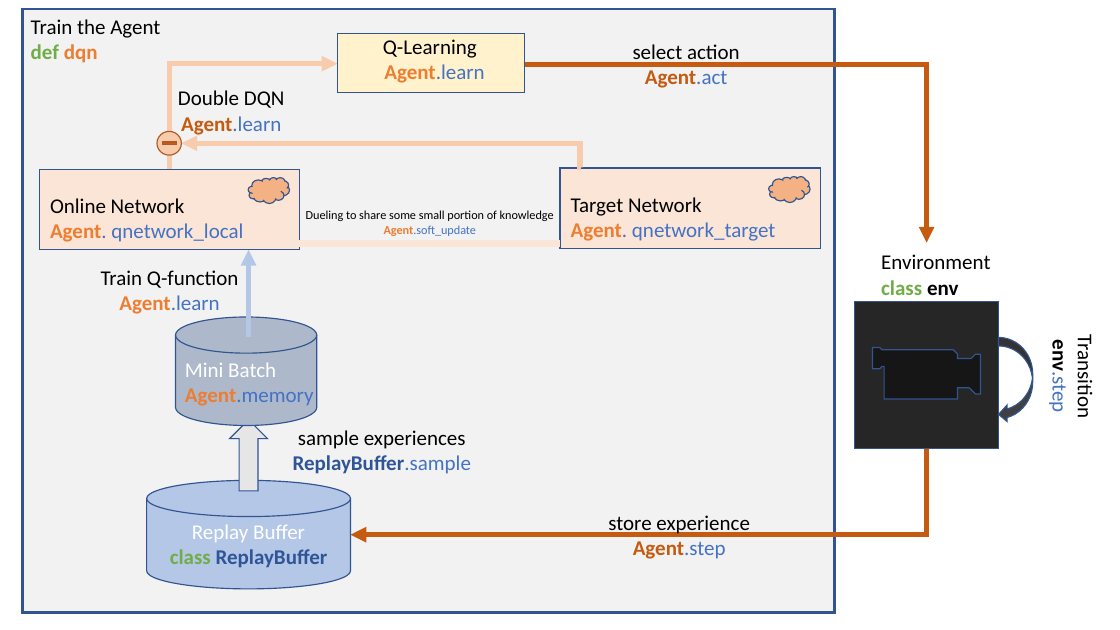
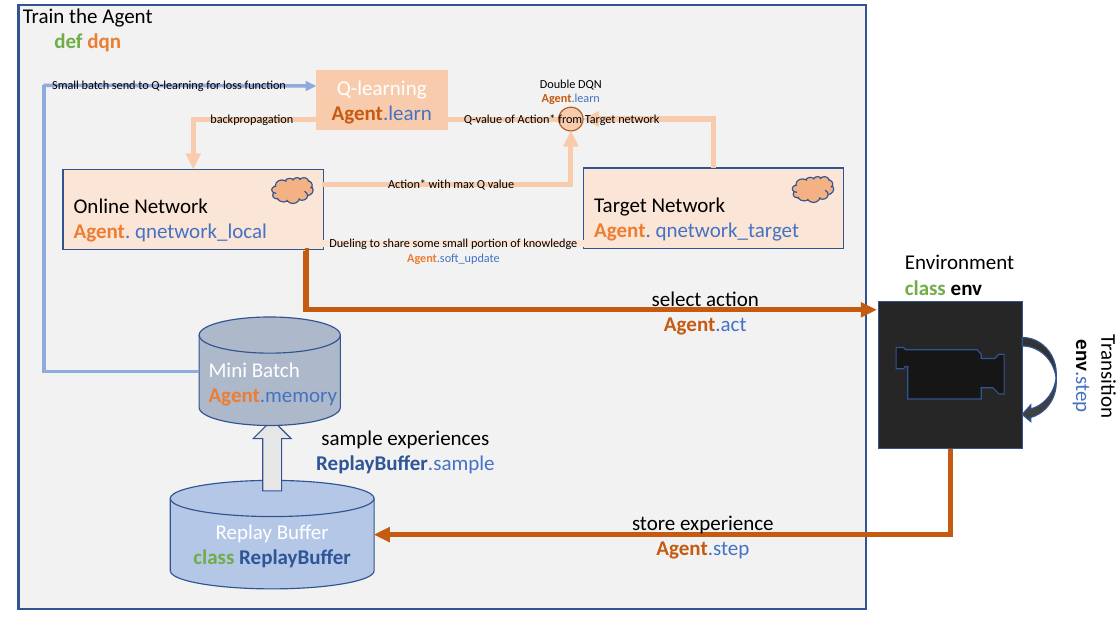
Before and after one commit to aanrran/deep-reinforcement-learning, a slide deck: slide 1 of p1_navigation/Image/architecture.pptx. Drawn at 1120x630 pixels with LibreOffice and Linux fonts; fonts in the diff are those of the drawing. Boxes give left, top, right and bottom in pixels: in the first picture for what was removed or moved away, otherwise in the second. Text is boxed around its words. In the diff, an @@ line names an element or a change of style, - is before the commit and + after.

```diff
--- a/p1_navigation/Image/architecture.pptx
+++ b/p1_navigation/Image/architecture.pptx
@@ text "Train the Agent": place and size @@
-text "Train the Agent" at [31,19,160,63]
+text "Train the Agent" at [23,5,152,52]
@@ text "Train the Agent" at [23,5,152,52]: alignment left to centre @@
@@ rectangle: place and size @@
-rectangle at [23,9,835,613]
+rectangle at [18,5,866,609]
@@ rectangle removed at [338,34,524,93] @@
@@ elbow line added from (199, 371) to (44, 86), #8FAADC 3 pt @@
@@ arrow added from (44, 86) to (316, 86), #8FAADC 3 pt @@
@@ text added at [52,80,286,91], 10.5 pt, text #000000 @@
+Small batch send to Q-learning for loss function
@@ rectangle "Q-learning Agent.learn": place and size @@
-rectangle "Q-learning Agent.learn" at [383,39,484,83]
+rectangle "Q-learning Agent.learn" at [316,71,447,130]
@@ rectangle "Q-learning Agent.learn" at [316,71,447,130]: vertical alignment top to middle; fill none to #F8CBAD; outline none to #F8CBAD 1 pt @@
@@ text in rectangle at [332,80,432,124]: text changed; text colour #000000 to #FFFFFF @@
-Q-Learning
-Agent.learn
+Q-learning
+Agent.learn
@@ text "Double DQN": place and size @@
-text "Double DQN" at [178,90,285,137]
+text "Double DQN" at [540,79,602,104]
@@ text "Double DQN" at [540,79,602,104]: size 18 to 10.5 pt @@
@@ elbow arrow moved from (170, 169) - (338, 64) to (559, 119) - (193, 169) @@
@@ text added at [210,114,293,125], 10.5 pt, text #000000 @@
+backpropagation
@@ text added at [464,112,659,126], 10.5 pt, text #000000 @@
+Q-value of Action* from Target network
@@ ellipse: place and size @@
-ellipse at [157,131,181,155]
+ellipse at [559,108,583,131]
@@ elbow arrow moved from (581, 167) - (181, 144) to (714, 168) - (583, 119) @@
@@ math minus removed at [160,138,179,149] @@
@@ elbow arrow added from (322, 184) to (571, 131), #F8CBAD 4.5 pt @@
@@ text added at [388,178,514,192], 10.5 pt, text #000000 @@
+Action* with max Q value
@@ text "Dueling to share some small ...": place and size @@
-text "Dueling to share some small ..." at [306,210,554,236]
+text "Dueling to share some small ..." at [329,238,577,264]
@@ arrow removed from (249, 338) to (249, 250) @@
@@ elbow arrow moved from (525, 65) - (927, 243) to (305, 251) - (877, 310) @@
@@ text removed at [101,270,238,314] @@
-Train Q-function
-Agent.learn
@@ text "select action": place and size @@
-text "select action" at [633,44,740,88]
+text "select action" at [652,291,759,335]
@@ 7 texts, 3 rectangles, 2 cylinders, 2 clouds, 1 elbow arrow, 1 action button movie, 1 curved left arrow, 1 down arrow: place and size @@
-7 texts, 3 rectangles, 2 cylinders, 2 clouds, 1 elbow arrow, 1 action button movie, 1 curved left arrow, 1 down arrow at [39,168,1098,589]
+7 texts, 3 rectangles, 2 cylinders, 2 clouds, 1 elbow arrow, 1 action button movie, 1 curved left arrow, 1 down arrow at [63,168,1120,589]
```
Also in this commit, not shown: 2 other files.
